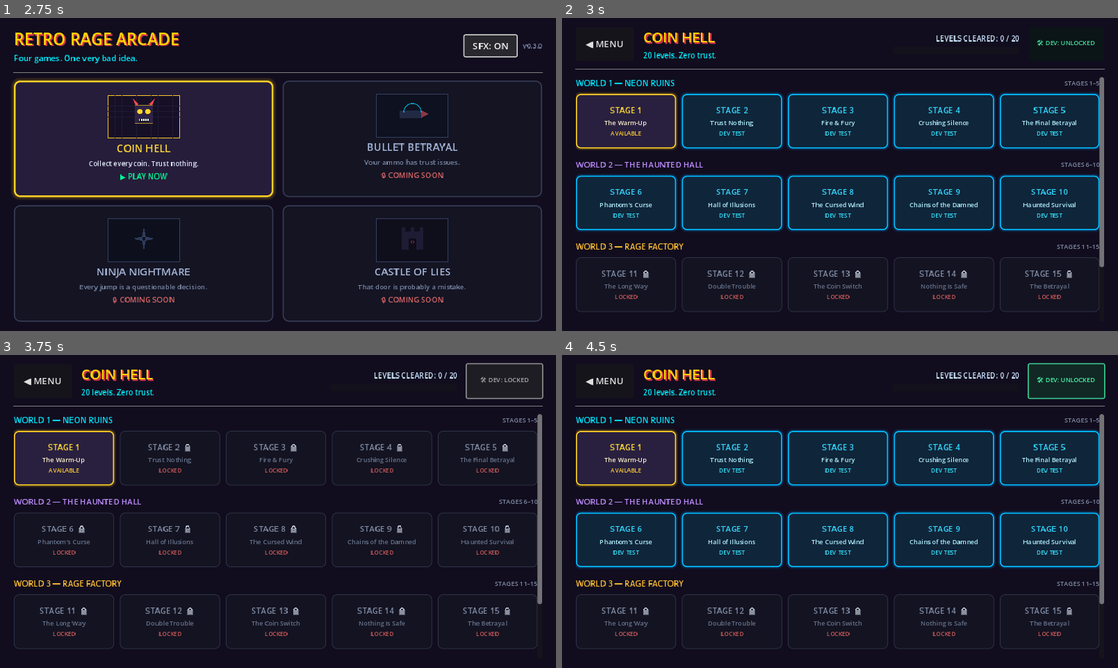
Above: before the commit, frames 1-4 (two rows, left to right).
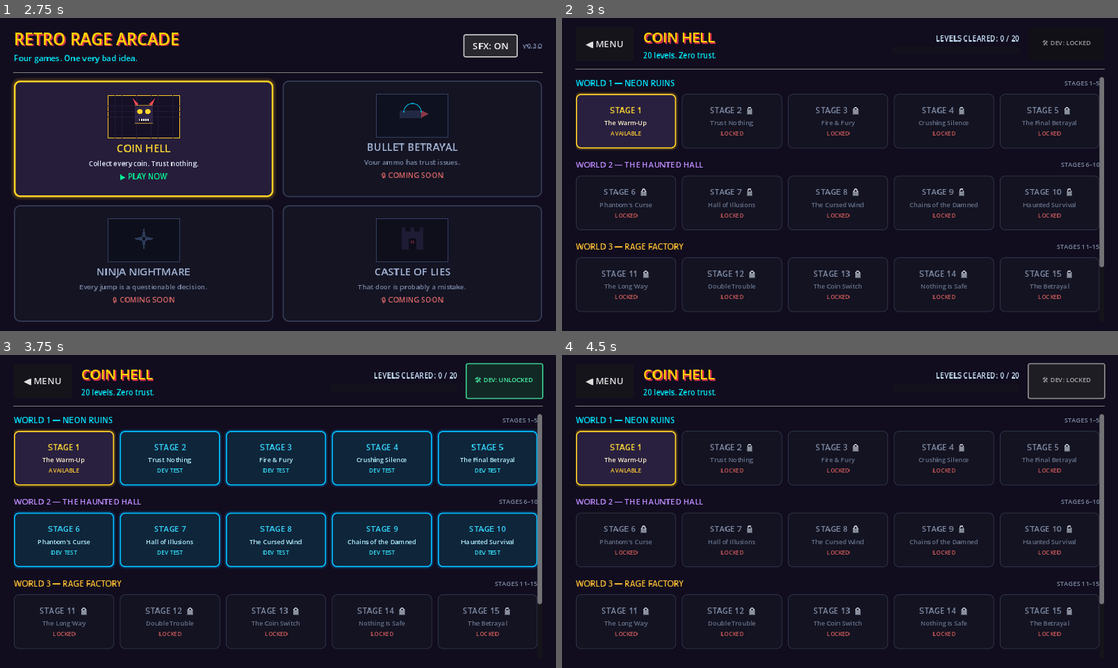
Above: after the commit, the same moments.

Repository: devil1527/rage_bait
Game: Godot game, scene res://scenes/ui/welcome_screen.tscn
Same seed, same stepped clock (60 frames per second), same inputs: the game is played once before the commit and once after it.
Inputs (mouse positions are in pixels of both pictures, inside the frame that each line leads up to):
- Up to frame 1 (2.75 s): tap Enter (ui_accept) at 0.5 s; drag from (278, 174) to (333, 105) at 0.52 s; click "SFX: ON" at 1.25 s; click "SFX: OFF" at 2 s
- Up to frame 2 (3 s): click (706, 140) at 2.75 s
- Up to frame 3 (3.75 s): click "🛠 DEV: UNLOCKED" (after the commit: "🛠 DEV: LOCKED") at 3.5 s
- Up to frame 4 (4.5 s): click "🛠 DEV: LOCKED" (after the commit: "🛠 DEV: UNLOCKED") at 4.25 s

Frame 1 is identical in both runs. In frame 2, 30% of the frame differs, in the area x 2-97%, y 6-69%; in frame 3, 31%, in the area x 2-98%, y 2-69%; in frame 4, 31%.

Commit message:
feat(security): complete Phase 1 security, progression defaults, and export filtering

Diff:
--- a/project.godot
+++ b/project.godot
@@ -12,7 +12,7 @@
 
 config/name="Retro Rage Arcade"
 config/description="Retro Rage Arcade - Featuring Coin Hell"
-config/version="0.3.0"
+config/version="0.10.0"
 run/main_scene="res://scenes/ui/welcome_screen.tscn"
 config/features=PackedStringArray("4.3", "GL Compatibility")
 
--- a/scripts/tests/test_runner.gd
+++ b/scripts/tests/test_runner.gd
@@ -268,7 +268,7 @@
 	assert_true(lsel_scene != null, "Level select scene loads successfully")
 	var lsel = lsel_scene.instantiate()
 	add_child(lsel)
-	lsel.dev_bypass_active = false
+	assert_true(not lsel.dev_bypass_active, "Level select starts with developer bypass disabled by default")
 
 	var worlds_container = lsel.get_node("MarginContainer/VBox/ScrollContainer/WorldsContainer")
 	assert_true(worlds_container != null, "WorldsContainer exists in Level Select")
@@ -1675,23 +1675,38 @@
 	assert_eq(SaveManager.highest_unlocked_level, 1, "Save progress starts at Level 1")
 	assert_true(not SaveManager.is_level_unlocked(6), "Level 6 is legitimately locked")
 
-	# In debug mode, dev toggle button exists
+	# In debug mode, dev toggle button exists but bypass is disabled by default
 	assert_true(lsel.is_debug_mode, "Debug build detected for developer tools")
 	assert_true(lsel.dev_toggle_btn != null, "Developer bypass toggle button exists in header bar")
-	assert_true(lsel.dev_bypass_active, "Developer bypass enabled by default in debug build")
+	assert_true(not lsel.dev_bypass_active, "Developer bypass is disabled by default in debug build")
+	assert_eq(lsel.dev_toggle_btn.text, "🛠 DEV: LOCKED", "Dev toggle button text starts as '🛠 DEV: LOCKED'")
+
+	# Verify that locked level cannot launch by default
+	GameManager.current_level_id = 1
+	lsel._on_level_tile_pressed(6)
+	assert_eq(GameManager.current_level_id, 1, "With dev bypass disabled by default, locked Level 6 does not launch")
+	assert_true(lsel.message_modal.visible, "Locked modal dialog displayed for Level 6")
+	assert_eq(lsel.modal_title.text, "LEVEL 6 IS LOCKED", "Modal explains Level 6 is locked")
+	lsel.message_modal.visible = false
+
+	# Toggle dev bypass on: simulate developer explicitly clicking button to test
+	lsel._on_dev_toggle_pressed()
+	assert_true(lsel.dev_bypass_active, "Dev bypass toggled on")
+	assert_eq(lsel.dev_toggle_btn.text, "🛠 DEV: UNLOCKED", "Dev toggle button text updates to '🛠 DEV: UNLOCKED'")
 
 	# With dev bypass active, Level 6 can be launched directly without completing Levels 1-5!
 	assert_true(GameManager.can_play_level(6), "Level 6 is implemented")
 	lsel._on_level_tile_pressed(6)
-	assert_eq(GameManager.current_level_id, 6, "Developer mode allows direct launch into Level 6")
+	assert_eq(GameManager.current_level_id, 6, "Developer mode allows direct launch into Level 6 when explicitly enabled")
 
 	# Verify that legitimate progression was NOT overwritten
 	assert_eq(SaveManager.highest_unlocked_level, 1, "Legitimate highest_unlocked_level is preserved (not overwritten)")
 	assert_true(not SaveManager.is_level_unlocked(6), "SaveManager still records Level 6 as legitimately locked")
 
-	# Toggle dev bypass off: simulate release / locked behavior
+	# Toggle dev bypass off: simulate returning to locked behavior
 	lsel._on_dev_toggle_pressed()
 	assert_true(not lsel.dev_bypass_active, "Dev bypass toggled off")
+	assert_eq(lsel.dev_toggle_btn.text, "🛠 DEV: LOCKED", "Dev toggle button text returns to '🛠 DEV: LOCKED'")
 
 	# Pressing locked Level 6 now shows locked modal
 	GameManager.current_level_id = 1
@@ -1706,6 +1721,16 @@
 	lsel._on_level_tile_pressed(11)
 	assert_true(lsel.message_modal.visible, "Unimplemented Level 11 displays in-progress modal")
 	assert_eq(lsel.modal_title.text, "LEVEL 11 IN PROGRESS", "Modal indicates Level 11 is in progress")
+
+	# Release mode simulation: verify that when is_debug_mode is false, bypass cannot be activated
+	lsel.dev_bypass_active = false
+	lsel.is_debug_mode = false
+	lsel._on_dev_toggle_pressed()
+	assert_true(not lsel.dev_bypass_active, "In release mode (is_debug_mode == false), dev toggle cannot activate bypass")
+	GameManager.current_level_id = 1
+	lsel._on_level_tile_pressed(6)
+	assert_eq(GameManager.current_level_id, 1, "In release mode, locked level cannot be launched")
+	assert_true(lsel.message_modal.visible, "Locked modal dialog displayed in release mode")
 
 	lsel.queue_free()
 
--- a/scripts/ui/coin_hell_level_select.gd
+++ b/scripts/ui/coin_hell_level_select.gd
@@ -22,7 +22,7 @@
 var _style_dev_hover: StyleBoxFlat
 
 var is_debug_mode: bool = OS.is_debug_build()
-var dev_bypass_active: bool = true
+var dev_bypass_active: bool = false
 var dev_toggle_btn: Button = null
 
 func _init() -> void:
@@ -116,6 +116,9 @@
 		dev_toggle_btn.modulate = Color(0.7, 0.7, 0.7)
 
 func _on_dev_toggle_pressed() -> void:
+	if not is_debug_mode:
+		dev_bypass_active = false
+		return
 	dev_bypass_active = !dev_bypass_active
 	_update_dev_button_text()
 	_refresh_tile_states()
Not shown, changed: export_presets.cfg
Not shown, changed: .gitignore
